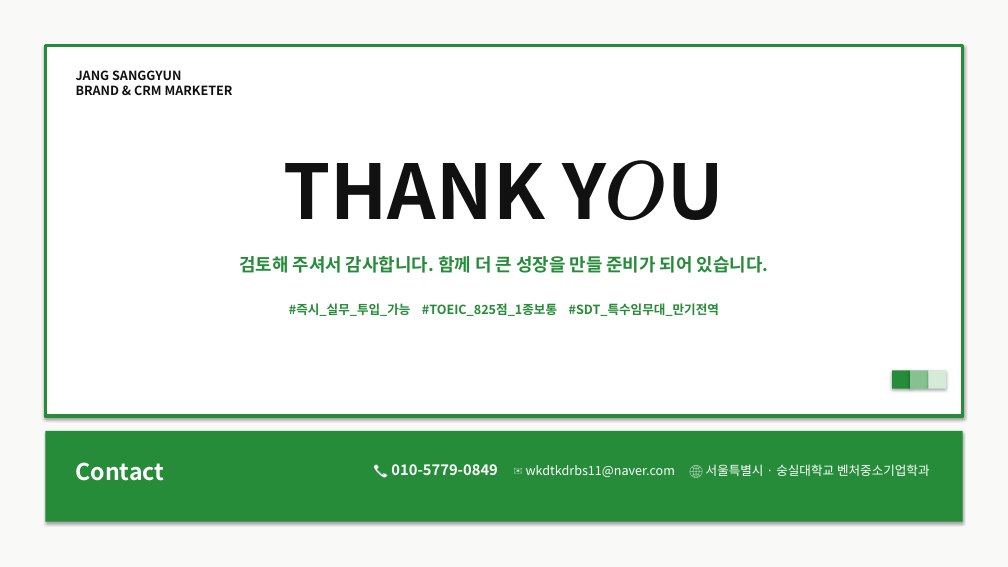
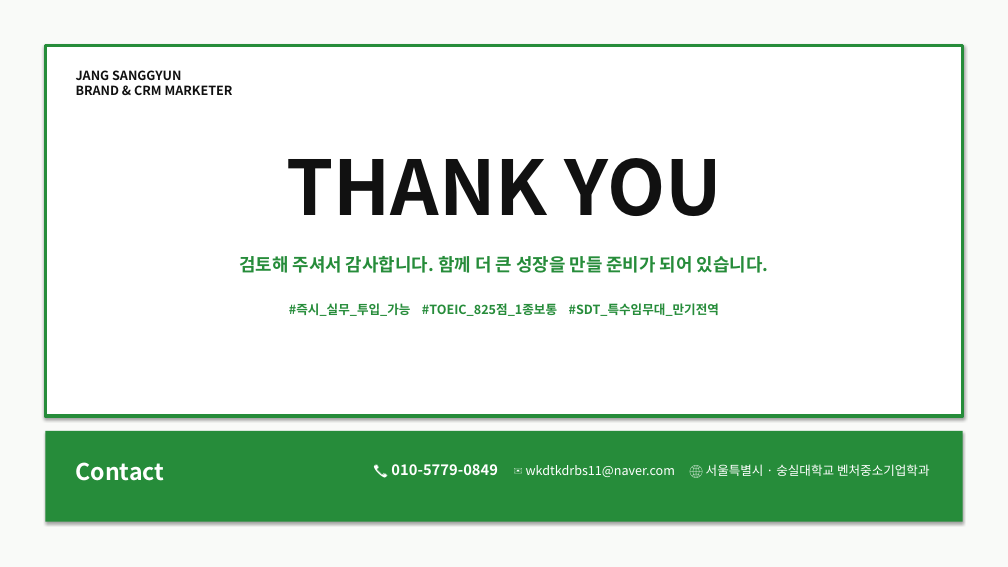
Before and after one commit to wkdtkdrbs11/test1-2026.11.10-, a slide deck: slide 11 of 마케터_장상균_포트폴리오.pptx. Drawn at 1008x567 pixels with LibreOffice and Linux fonts; fonts in the diff are those of the drawing. Boxes give left, top, right and bottom in pixels: in the first picture for what was removed or moved away, otherwise in the second. Text is boxed around its words. In the diff, an @@ line names an element or a change of style, - is before the commit and + after.

```diff
--- a/마케터_장상균_포트폴리오.pptx
+++ b/마케터_장상균_포트폴리오.pptx
@@ text "THANK YOU" at (286, 158, 722, 216): size 76 to 72 pt, font TeX Gyre Schola to Noto Sans CJK KR, bold on, italic off in "YOU" @@
@@ rectangle removed at (892, 371, 910, 389) @@
@@ rectangle removed at (910, 371, 929, 389) @@
@@ rectangle removed at (929, 371, 947, 389) @@
```
Also in this commit, not shown: 2 other slides changed, 3 other files.
